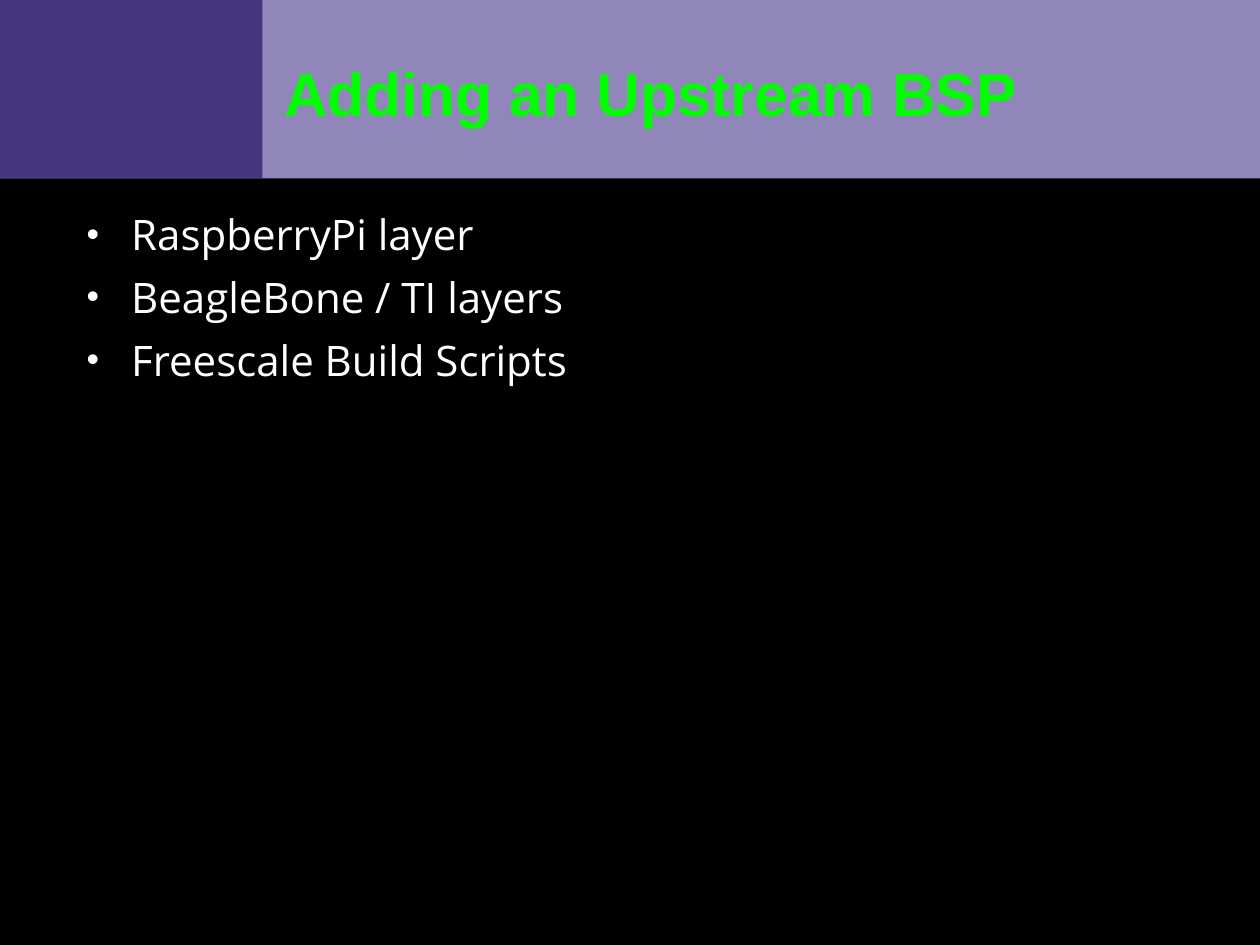
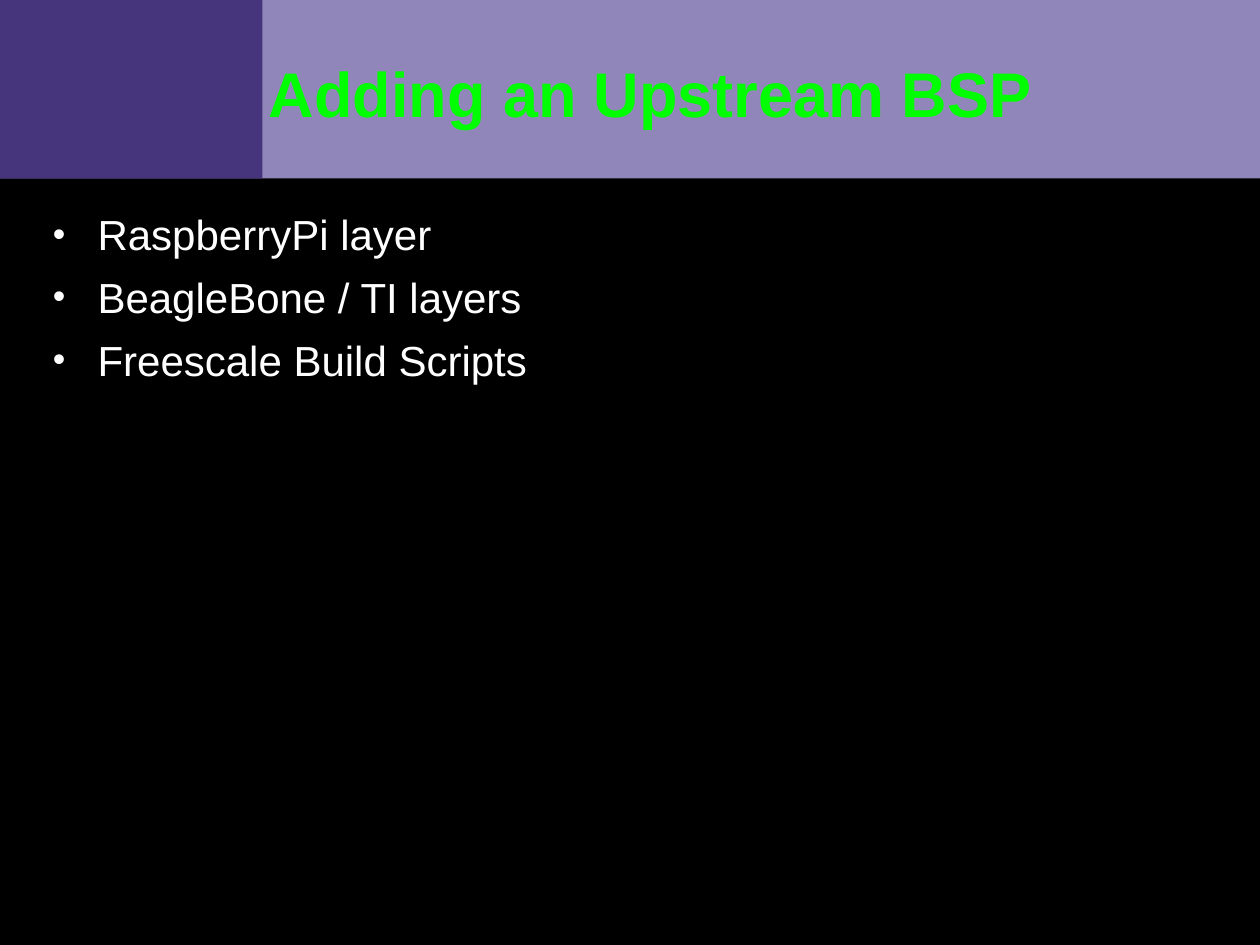
Before and after one commit to VCTLabs/scale13x-presentations, a slide deck: slide 9 of yocto_scale_handout.odp. Drawn at 1260x945 pixels with LibreOffice and Linux fonts; fonts in the diff are those of the drawing; background and template pictures are left out. Boxes give left, top, right and bottom in pixels: in the first picture for what was removed or moved away, otherwise in the second. Text is boxed around its words. In the diff, an @@ line names an element or a change of style, - is before the commit and + after.

```diff
--- a/yocto_scale_handout.odp
+++ b/yocto_scale_handout.odp
@@ title "Adding an Upstream BSP" at (269, 71, 1031, 128): size 34.6 to 36 pt @@
@@ text "RaspberryPi layer": place and size @@
-text "RaspberryPi layer" at (131, 218, 566, 386)
+text "RaspberryPi layer" at (98, 219, 527, 384)
@@ text "RaspberryPi layer" at (98, 219, 527, 384): font Open Sans to Arial @@
```
Also in this commit, not shown: 10 other slides changed.
